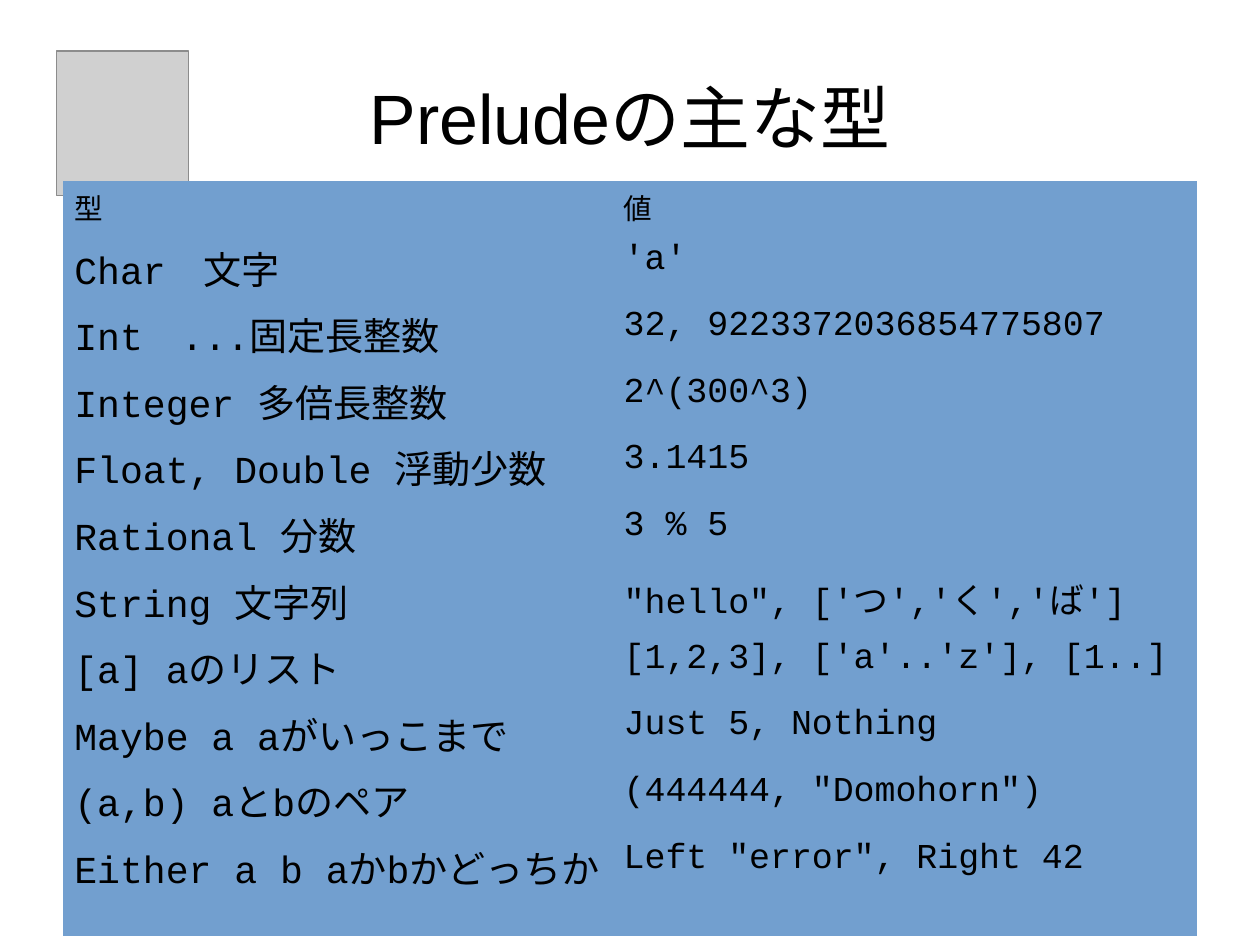
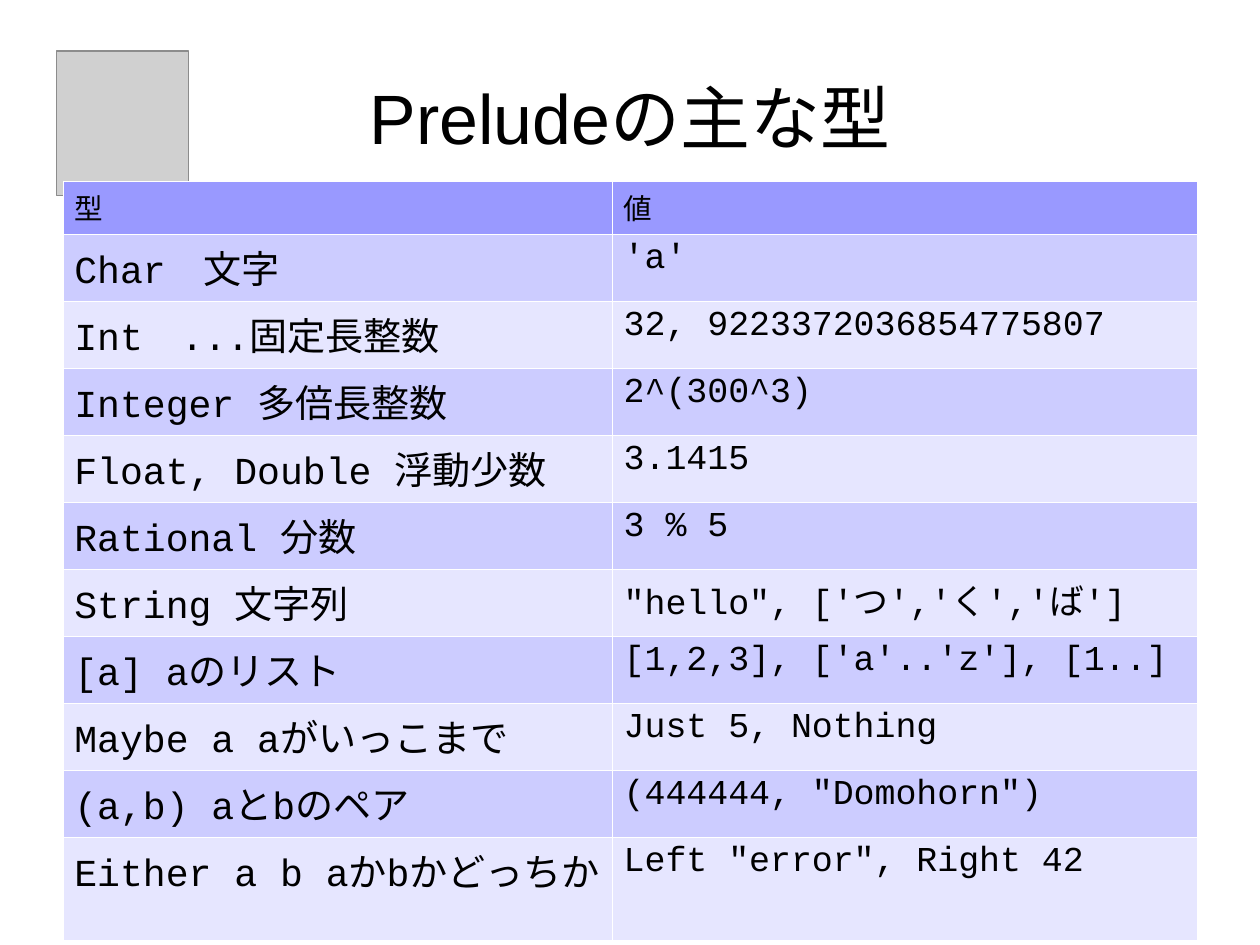
Before and after one commit to nushio3/learn-haskell, a slide deck: slide 46 of Tsukuba-2016.odp. Drawn at 1260x945 pixels with LibreOffice and Linux fonts; fonts in the diff are those of the drawing; grey boxes stand for pictures. Boxes give left, top, right and bottom in pixels: in the first picture for what was removed or moved away, otherwise in the second. Text is boxed around its words. In the diff, an @@ line names an element or a change of style, - is before the commit and + after.

```diff
--- a/Tsukuba-2016.odp
+++ b/Tsukuba-2016.odp
@@ table at <box>63,181,1197,900</box> @@
@@ fill #729FCF to #9999FF in row 1 @@
@@ fill #729FCF to #CCCCFF in 10 cells @@
@@ fill #729FCF to #E6E6FF in 10 cells @@
@@ borders changed @@
```
Also in this commit, not shown: 8 other slides changed, 1 other file.
